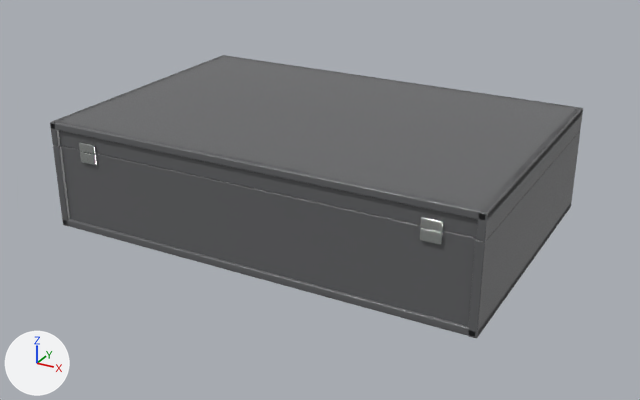
What one commit did to the glTF model pockets-volume-2-storage.glb.
Camera for both pictures: a 50 mm camera at (0.278, -0.509, 0.267) aimed at (0.003, -0.009, 0.017). The lights are fixed; the arrows at lower left show +X, +Y and +Z. The picture after the commit comes second. Where no turn or scale is listed for an object, it has been applied to the vertices. Vertices at exactly the same position are counted once.

In view in the first picture: 'Case_base', 'Case_end.001', 'Case_side', 'Case_side.001', 'Lid_end.001', 'Lid_side', 'Lid_side.001', 'Lid_top' and 5 more.
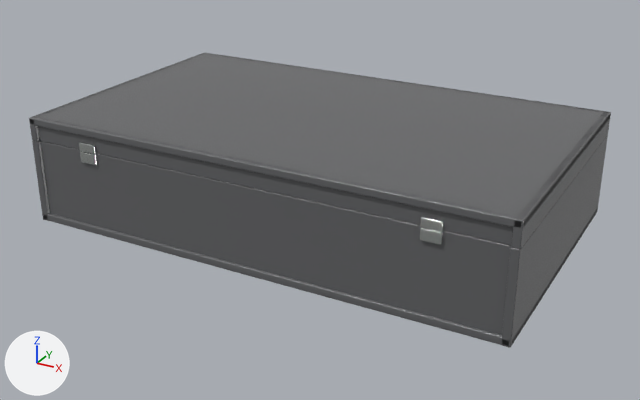
Commit message: Uniform 21-slot pocket boxes: assets 2 of 4

Scene script edits in JSON lines:
```json
{"block": "me_cube_022", "where": "# used by ob_case_base; location = (0.0, 0.0, 0.0028)"}
{"op": "remove", "block": "me_cube_022", "code": "me_cube_022.from_pydata(...)  # 96 vertices, 188 faces; spans x -0.152..0.152, y -0.102..0.102, z -0.003..0.003"}
{"op": "add", "block": "me_cube_022", "code": "me_cube_022.from_pydata(...)  # 96 vertices, 188 faces; spans x -0.171..0.171, y -0.102..0.102, z -0.003..0.003"}
{"block": "me_cube_022", "change": "me_cube_022 part 1: the whole mesh is scaled about its middle by (1.13, 1, 1)"}
{"block": "me_cube_024", "where": "# used by ob_case_end_001; location = (0.0, -0.0978, 0.0298)"}
{"op": "remove", "block": "me_cube_024", "code": "me_cube_024.from_pydata(...)  # 96 vertices, 188 faces; spans x -0.147..0.147, y -0.002..0.002, z -0.03..0.03"}
{"op": "add", "block": "me_cube_024", "code": "me_cube_024.from_pydata(...)  # 96 vertices, 188 faces; spans x -0.166..0.166, y -0.002..0.002, z -0.03..0.03"}
{"block": "me_cube_024", "change": "me_cube_024 part 2: the whole mesh is scaled about its middle by (1.13, 1, 1)"}
{"block": "me_cube_028", "where": "# used by ob_lid_end_001; location = (0.0, -0.098, 0.0679)"}
{"op": "remove", "block": "me_cube_028", "code": "me_cube_028.from_pydata(...)  # 96 vertices, 188 faces; spans x -0.147..0.147, y -0.002..0.002, z -0.008..0.008"}
{"op": "add", "block": "me_cube_028", "code": "me_cube_028.from_pydata(...)  # 96 vertices, 188 faces; spans x -0.166..0.166, y -0.002..0.002, z -0.008..0.008"}
{"block": "me_cube_028", "change": "me_cube_028 part 3: the whole mesh is scaled about its middle by (1.13, 1, 1)"}
{"block": "me_cube_054", "where": "# used by ob_lid_top; location = (0.0, 0.0, 0.0737)"}
{"op": "remove", "block": "me_cube_054", "code": "me_cube_054.from_pydata(...)  # 96 vertices, 188 faces; spans x -0.152..0.152, y -0.102..0.102, z -0.003..0.003"}
{"op": "add", "block": "me_cube_054", "code": "me_cube_054.from_pydata(...)  # 96 vertices, 188 faces; spans x -0.171..0.171, y -0.102..0.102, z -0.003..0.003"}
{"block": "me_cube_054", "change": "me_cube_054 part 4: the whole mesh is scaled about its middle by (1.13, 1, 1)"}
{"op": "set", "path": "ob_case_side.location", "old": "(-0.1496, 0.0, 0.0298)", "new": "(-0.1687, 0.0, 0.0298)"}
{"op": "set", "path": "ob_case_side_001.location", "old": "(0.1496, 0.0, 0.0298)", "new": "(0.1687, 0.0, 0.0298)"}
{"op": "set", "path": "ob_lid_side.location", "old": "(-0.1499, 0.0, 0.0679)", "new": "(-0.1689, 0.0, 0.0679)"}
{"op": "set", "path": "ob_lid_side_001.location", "old": "(0.1499, 0.0, 0.0679)", "new": "(0.1689, 0.0, 0.0679)"}
```

Pixel boxes [x1, y1, x2, y2] of what changed, in the pictures (640 x 400 px):
```json
{"object": "Lid_top", "change": "rescaled", "before": [52, 55, 583, 220], "after": [31, 53, 610, 227], "on screen": "9% wider"}
{"object": "Case_end.001", "change": "rescaled", "before": [61, 146, 476, 326], "after": [41, 141, 511, 335], "on screen": "13% wider, 8% taller"}
{"object": "Case_side.001", "change": "moved", "before": [468, 131, 580, 338], "after": [501, 135, 608, 348]}
{"object": "Lid_end.001", "change": "rescaled", "before": [59, 121, 478, 238], "after": [38, 117, 513, 245], "on screen": "13% wider, 9% taller"}
{"object": "Case_base", "change": "rescaled", "before": [64, 204, 571, 336], "after": [43, 208, 598, 346], "on screen": "9% wider"}
{"object": "Lid_side.001", "change": "moved", "before": [476, 107, 583, 241], "after": [511, 111, 611, 249]}
{"object": "Case_side", "change": "moved", "before": [53, 145, 70, 226], "after": [32, 141, 50, 221]}
{"object": "Lid_side", "change": "moved", "before": [50, 55, 226, 146], "after": [29, 52, 206, 141]}
```
